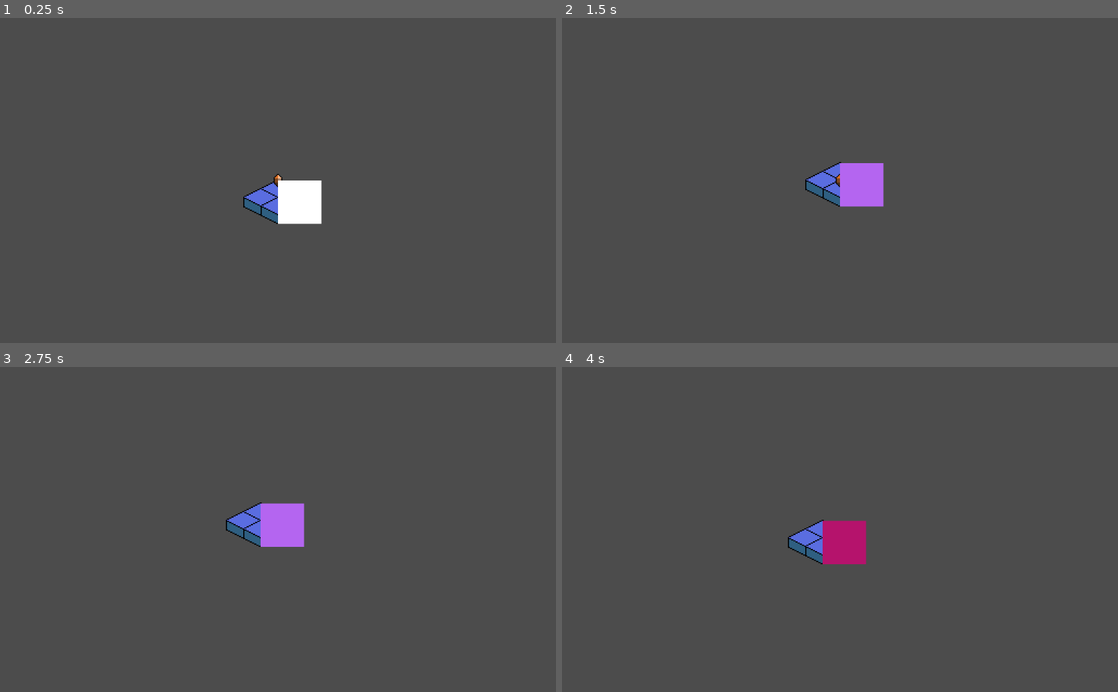
Above: before the commit, frames 1-4 (two rows, left to right).
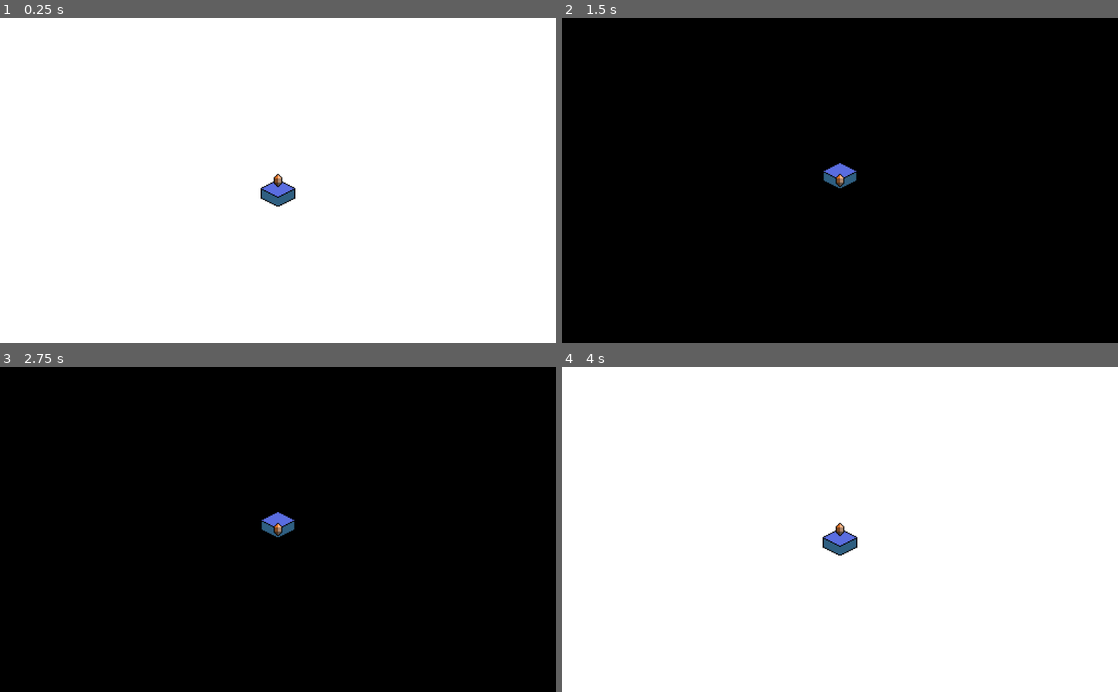
Above: after the commit, the same moments.

Repository: navisraditya/IDJCSUI
Game: Godot game, scene res://Scenes/Testing/Testing.tscn
The game is run twice, just before and just after one commit, with the same random seed, the same clock (stepped at 60 frames per second) and the same inputs.
Inputs:
- Up to frame 1 (0.25 s): no input
- Up to frame 2 (1.5 s): tap Enter at 0.5 s; hold Right (ui_right) 0.53-1.28 s; tap Space at 1.25 s; hold Down (ui_down) from 1.28 s (still down)
- Up to frame 3 (2.75 s): tap Enter at 2 s; release Down (ui_down) at 2.03 s; hold Right (ui_right) from 2.03 s (still down)
- Up to frame 4 (4 s): tap Space at 2.75 s; release Right (ui_right) at 2.78 s; hold Up (ui_up) 2.78-3.53 s; tap Enter at 3.5 s; hold Left (ui_left) from 3.53 s (still down)

The runs differ from the first frame. In frame 1, 99% of the frame differs, in the area x 0-100%, y 0-100%; in frame 2, 100%; in frame 3, 100%; in frame 4, 100%.

Commit message:
background z-index set

Diff:
--- a/Scenes/Background_change/Background.gd
+++ b/Scenes/Background_change/Background.gd
@@ -1,11 +1,14 @@
 extends ColorRect
 
-func _ready():
-	self.color = Color(1.0, 1.0, 1.0, 1.0)
+var isWhite = true
 
 func change_background_color():
-	self.color = Color(randf(), randf(), randf(), 1.0)
-
+	if isWhite == true:
+		self.color = Color(0, 0, 0, 1.0)
+		isWhite = false
+	else:
+		self.color = Color(1.0, 1.0, 1.0, 1.0)
+		isWhite = true
 
 func _input(event):
 	if event.is_action_pressed("ZAP!"):
--- a/Scenes/Player/Player.tscn
+++ b/Scenes/Player/Player.tscn
@@ -1,7 +1,8 @@
-[gd_scene load_steps=4 format=2]
+[gd_scene load_steps=5 format=2]
 
 [ext_resource path="res://Scenes/Player/PlayerMovement.gd" type="Script" id=1]
 [ext_resource path="res://Assets/Image/diamond.png" type="Texture" id=2]
+[ext_resource path="res://Scenes/Background_change/Background.tscn" type="PackedScene" id=3]
 
 [sub_resource type="CapsuleShape2D" id=1]
 
@@ -18,3 +19,12 @@
 [node name="Camera2D" type="Camera2D" parent="."]
 current = true
 zoom = Vector2( 0.5, 0.5 )
+
+[node name="Node2D" type="Node2D" parent="Camera2D"]
+z_index = -2
+
+[node name="Background" parent="Camera2D/Node2D" instance=ExtResource( 3 )]
+margin_left = -256.0
+margin_top = -151.0
+margin_right = 256.0
+margin_bottom = 152.0
--- a/Scenes/Testing/Testing.tscn
+++ b/Scenes/Testing/Testing.tscn
@@ -1,9 +1,8 @@
-[gd_scene load_steps=7 format=2]
+[gd_scene load_steps=6 format=2]
 
 [ext_resource path="res://Scenes/Testing/TileMap.gd" type="Script" id=1]
 [ext_resource path="res://Scenes/Player/Player.tscn" type="PackedScene" id=2]
 [ext_resource path="res://Assets/Image/tester_tile.png" type="Texture" id=3]
-[ext_resource path="res://Scenes/Background_change/Background.tscn" type="PackedScene" id=4]
 
 [sub_resource type="ConvexPolygonShape2D" id=1]
 points = PoolVector2Array( 32, 32, 0, 32, 0, 0, 32, 0 )
@@ -34,14 +33,14 @@
 [node name="Testing" type="Node2D"]
 
 [node name="TileMap" type="TileMap" parent="."]
+z_index = 1
 mode = 1
 tile_set = SubResource( 2 )
 cell_size = Vector2( 32, 16 )
 centered_textures = true
 format = 1
-tile_data = PoolIntArray( 0, 0, 0, 1, 0, 0, 65536, 0, 0, 65537, 0, 0 )
+tile_data = PoolIntArray( 0, 0, 0 )
 script = ExtResource( 1 )
 
 [node name="Player" parent="." instance=ExtResource( 2 )]
-
-[node name="Background" parent="." instance=ExtResource( 4 )]
+z_index = 2
Binary file added: Assets/Materials/tile harusnya.ase
Binary file added: Assets/Materials/tile.ase
